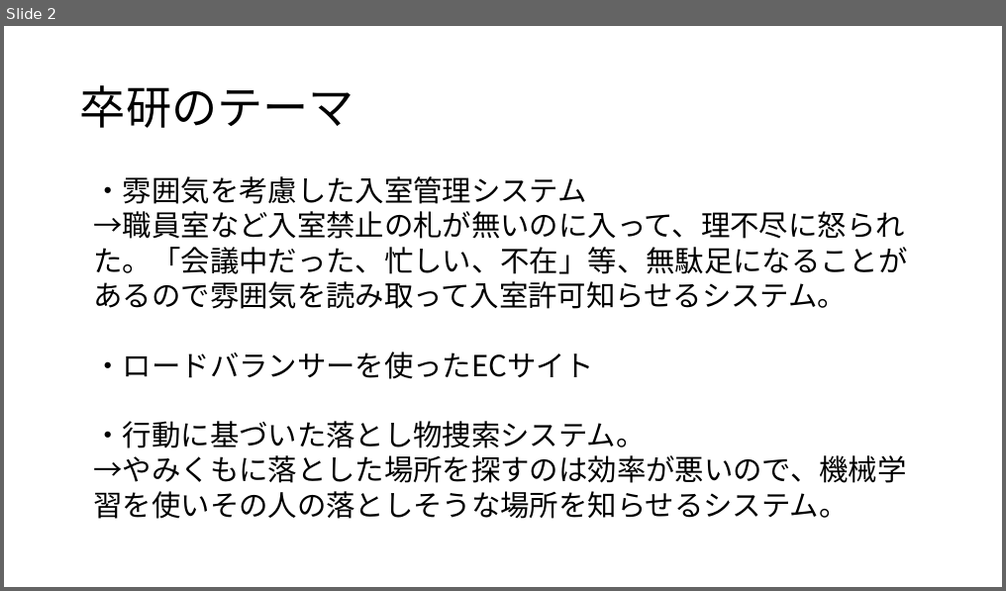
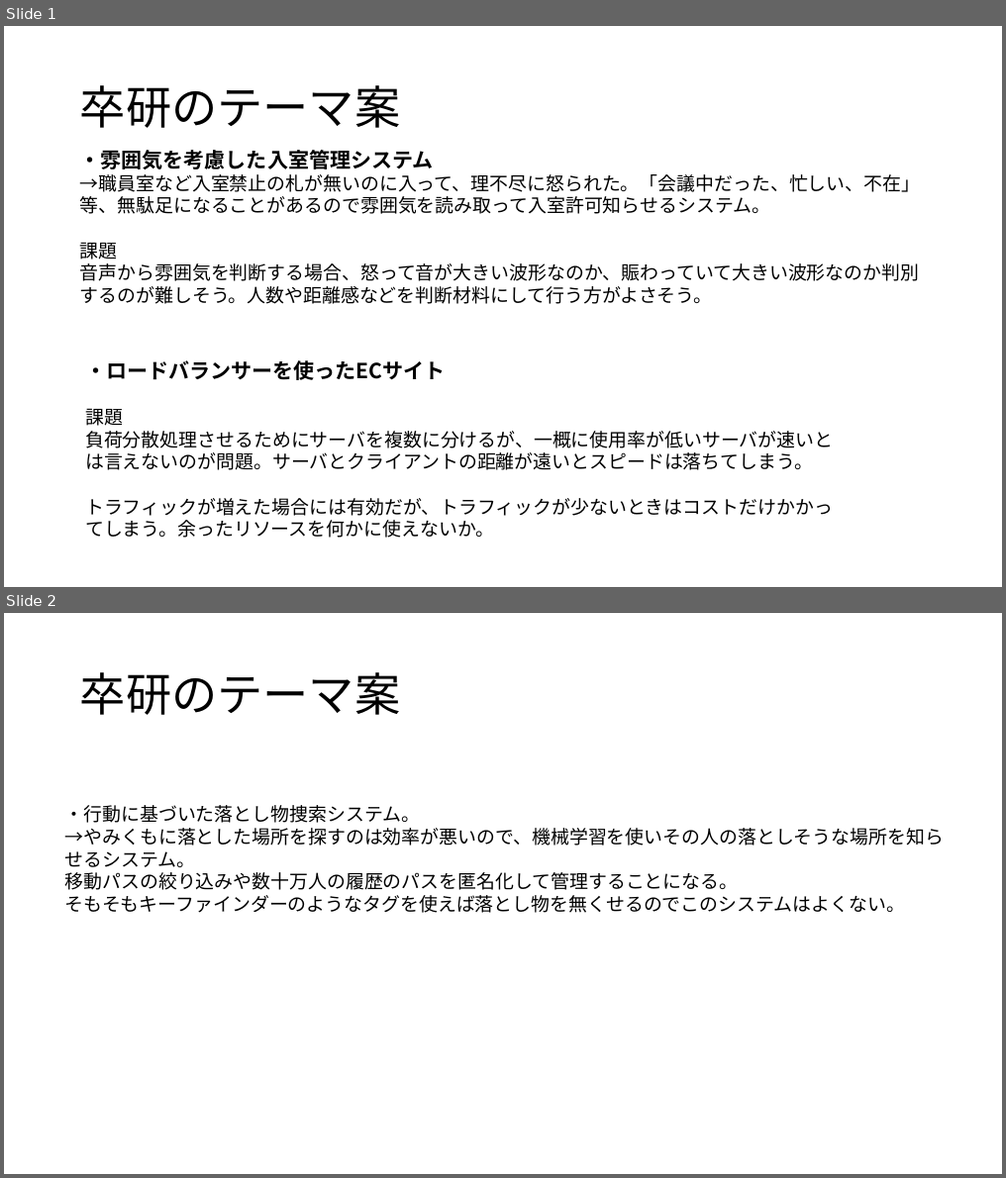
Before and after one commit to kait-takanolab/1821086_matsuo_thesis, a slide deck: 1821086_matsuo_sotsuken.pptx. Shown one above the other, each under a label of ours: slide 2 before the commit, slides 1 and 2 after it. The pictures are 1006x591 and 1006x1178 pixels, drawn with LibreOffice and Linux fonts; fonts in the diff are those of the drawing. Boxes give left, top, right and bottom in pixels: in the first picture for what was removed or moved away, otherwise in the second. Text is boxed around its words. In the diff, an @@ line names an element or a change of style, - is before the commit and + after.

Commit message:
Update 1821086_matsuo_sotsuken.pptx
卒研テーマ案

```diff
--- a/1821086_matsuo_sotsuken.pptx
+++ b/1821086_matsuo_sotsuken.pptx
@@ slide 2 added at bbox=[4, 613, 1002, 1174], background #FFFFFF @@
@@ title added at bbox=[80, 672, 400, 715], 44 pt, text #000000 @@
+卒研のテーマ案
@@ text added at bbox=[65, 805, 944, 913], 18 pt, text #000000 @@
+・行動に基づいた落とし物捜索システム。
+→やみくもに落とした場所を探すのは効率が悪いので、機械学習を使いその人の落としそうな場所を知らせるシステム。
+移動パスの絞り込みや数十万人の履歴のパスを匿名化して管理することになる。
+そもそもキーファインダーのようなタグを使えば落とし物を無くせるのでこのシステムはよくない。
@@ what was slide 2 is now slide 1 @@
@@ slide 1 changed as well @@
@@ title at bbox=[80, 85, 400, 128]: text changed @@
-卒研のテーマ
+卒研のテーマ案
@@ text "・雰囲気を考慮した入室管理システム →職員室など入室禁止の札が無いのに入って、理不尽に怒られた。「会議中だった、忙しい、 ...": place and size @@
-text "・雰囲気を考慮した入室管理システム →職員室など入室禁止の札が無いのに入って、理不尽に怒られた。「会議中だった、忙しい、 ..." at bbox=[94, 176, 908, 519]
+text "・雰囲気を考慮した入室管理システム →職員室など入室禁止の札が無いのに入って、理不尽に怒られた。「会議中だった、忙しい、 ..." at bbox=[80, 150, 921, 304]
@@ text at bbox=[80, 150, 921, 214]: size 28 to 20 pt, bold on in "・雰囲気を考慮した入室管理システム"; size 28 to 18 pt in "→職員室など入室禁止の札が無いのに入って、理不尽に怒られた。「会議中だった、忙しい、不在」等、無駄足になることがあるので ..." @@
@@ text at bbox=[80, 242, 920, 304]: text changed; size 28 to 18 pt @@
-・ロードバランサーを使ったECサイト
-・行動に基づいた落とし物捜索システム。
-→やみくもに落とした場所を探すのは効率が悪いので、機械学習を使いその人の落としそうな場所を知らせるシステム。
+課題
+音声から雰囲気を判断する場合、怒って音が大きい波形なのか、賑わっていて大きい波形なのか判別するのが難しそう。人数や距離感などを判断材料にして行う方がよさそう。
@@ text added at bbox=[85, 361, 833, 538], 18 pt, text #000000 @@
+・ロードバランサーを使ったECサイト
+課題
+負荷分散処理させるためにサーバを複数に分けるが、一概に使用率が低いサーバが速いとは言えないのが問題。サーバとクライアントの距離が遠いとスピードは落ちてしまう。
+トラフィックが増えた場合には有効だが、トラフィックが少ないときはコストだけかかってしまう。余ったリソースを何かに使えないか。
```
Also in this commit, not shown: 1 slide removed.
